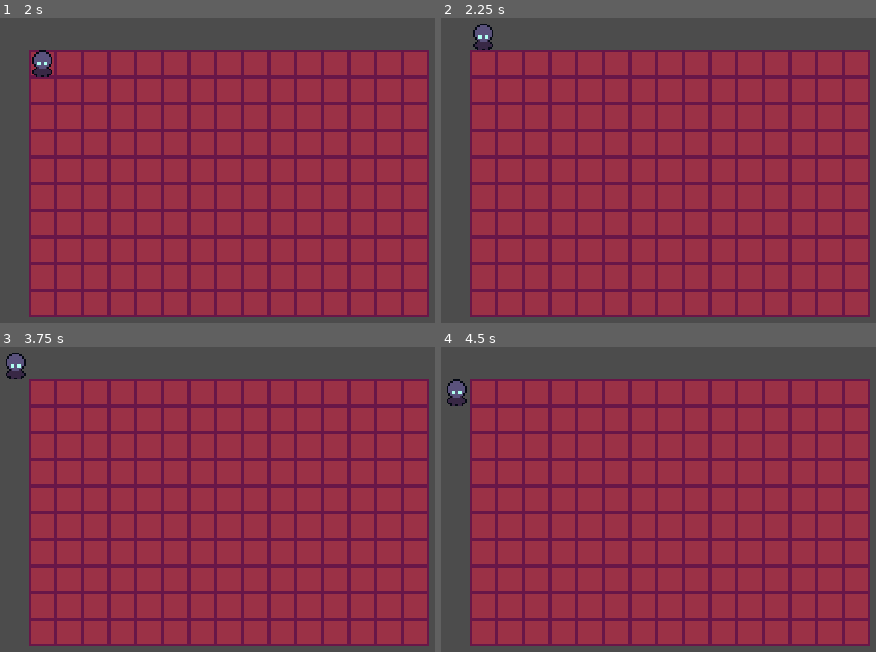
Above: before the commit, frames 1-4 (two rows, left to right).
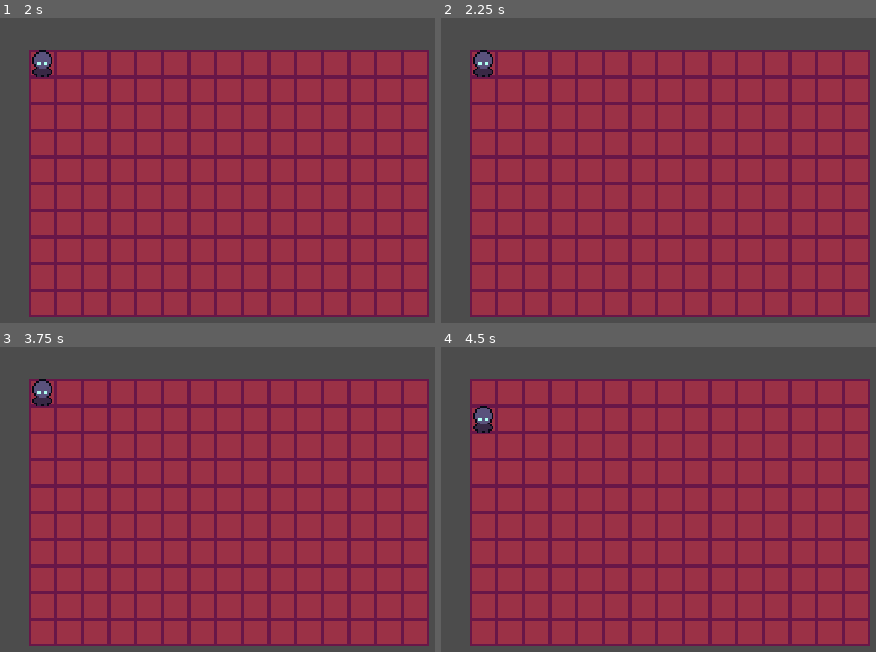
Above: after the commit, the same moments.

Repository: SaitenHazard/Godo-Experiment-1
Game: Godot game, scene res://Nodes/Main.tscn
Same seed, same stepped clock (60 frames per second), same inputs: the game is played once before the commit and once after it.
Inputs:
- Up to frame 1 (2 s): tap Enter at 0.5 s; hold Up (up) from 0.53 s (still down); tap Space at 1.25 s
- Up to frame 2 (2.25 s): tap Enter at 2 s; release Up (up) at 2.03 s; hold Left (left) from 2.03 s (still down)
- Up to frame 3 (3.75 s): tap Space at 2.75 s; tap Enter at 3.5 s; release Left (left) at 3.53 s; hold Down (down) from 3.53 s (still down)
- Up to frame 4 (4.5 s): tap Space at 4.25 s; release Down (down) at 4.28 s; hold Right (right) from 4.28 s (still down)

Frame 1 is identical in both runs. In frame 2, 0.7% of the frame differs, in the area x 7-12%, y 1-20%; in frame 3, 0.7%; in frame 4, 0.7%, in the area x 1-12%, y 10-29%.

Commit message:
02/02/2021 10:54PM

Diff:
--- a/Nodes/GameManager.gd
+++ b/Nodes/GameManager.gd
@@ -2,14 +2,14 @@
 
 var tile = load("res://Nodes/Tile.tscn");
 export var initial_position : Vector2 = Vector2(144,80)
-export var size : Vector2 = Vector2(15,10)
+export var map_size : Vector2 = Vector2(15,10)
 
 func _ready():
 	_make_map()
 
 func _make_map():
-	for x in range(0, size.x):
-		for y in range (0, size.y):
+	for x in range(0, map_size.x):
+		for y in range (0, map_size.y):
 			var temp = tile.instance()
 			temp.global_position = Vector2(initial_position.x + x*16 , initial_position.y + y*16)
 			if(x == 0 && y == 0):
@@ -18,3 +18,6 @@
 
 func _get_initial_position():
 	return initial_position
+
+func _get_map_size():
+	return map_size;
--- a/Nodes/Player.gd
+++ b/Nodes/Player.gd
@@ -2,21 +2,24 @@
 
 var coordinates : Vector2 = Vector2(0,0)
 var initial_position : Vector2 = Vector2(0,0)
+var size
 
 func _ready():
 	initial_position = get_parent().get_node("GameManager")._get_initial_position();
+	size = get_parent().get_node("GameManager")._get_map_size();
 	print(initial_position)
 
 func _process(delta):
 	_controls()
+	print(coordinates)
 	global_position = Vector2(initial_position.x + 16*coordinates.x, initial_position.y + 16*coordinates.y)
 
 func _controls():
-	if(Input.is_action_just_released("up")):
+	if(Input.is_action_just_released("up") && coordinates.y > 0):
 		coordinates.y -= 1
-	if(Input.is_action_just_released("down")):
+	if(Input.is_action_just_released("down") && coordinates.y < size.y-1):
 		coordinates.y += 1
-	if(Input.is_action_just_released("left")):
+	if(Input.is_action_just_released("left") && coordinates.x > 0):
 		coordinates.x -= 1
-	if(Input.is_action_just_released("right")):
+	if(Input.is_action_just_released("right") && coordinates.x < size.x-1):
 		coordinates.x += 1
